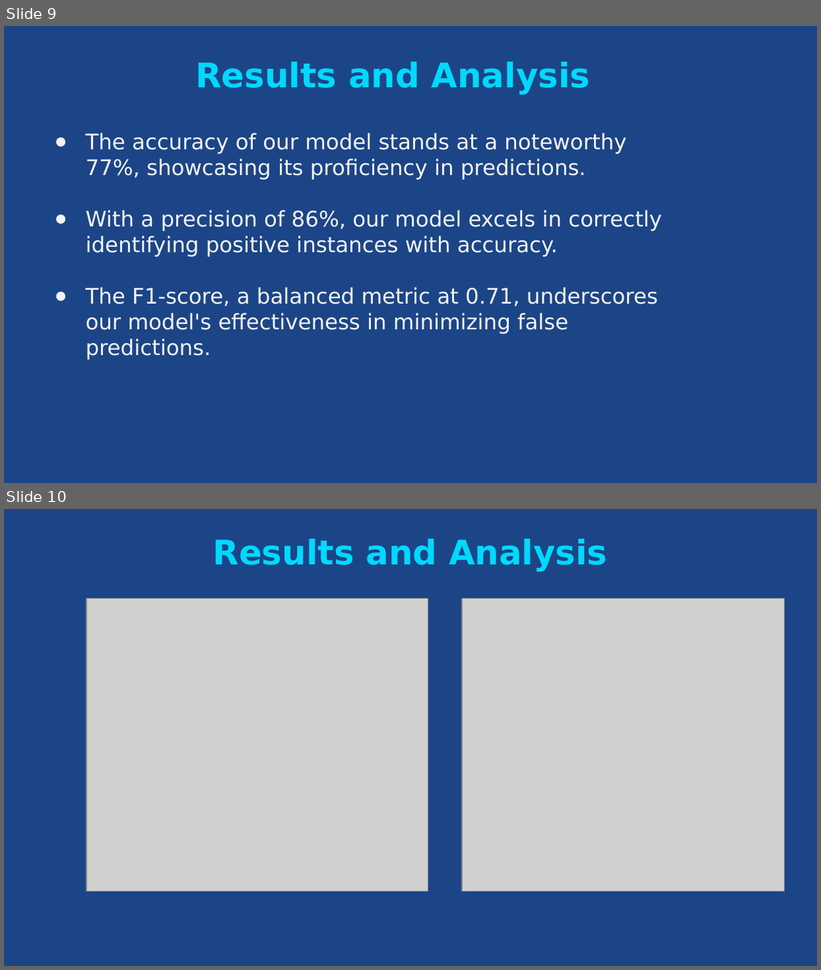
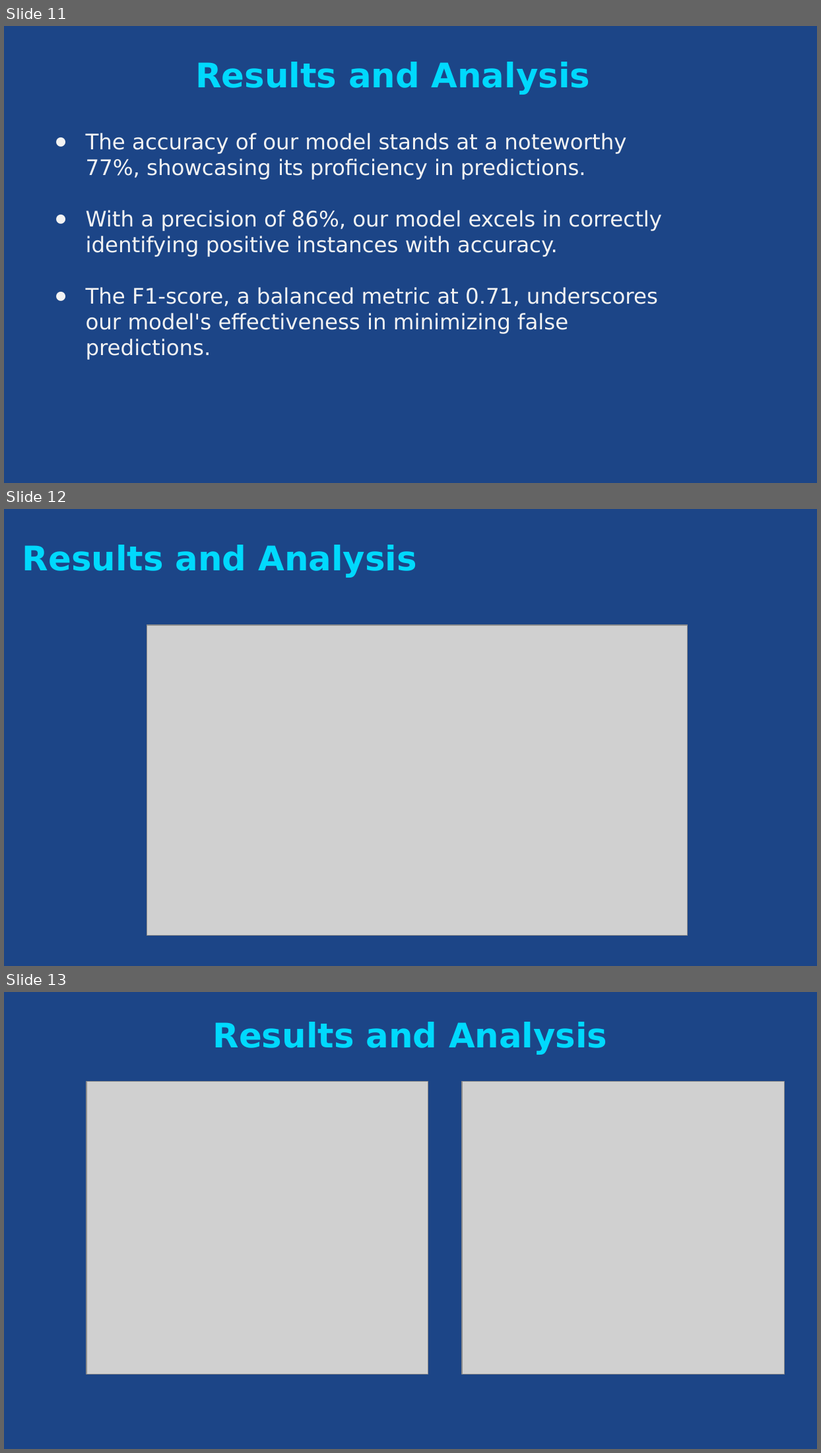
Before and after one commit to jnvshubham7/Identification-of-Artificially-Generated-Images, a slide deck: PPT.pptx. Shown one above the other, each under a label of ours: slides 9 and 10 before the commit, slides 11, 12 and 13 after it. The pictures are 821x970 and 821x1453 pixels, drawn with LibreOffice and Linux fonts; fonts in the diff are those of the drawing; grey boxes stand for pictures. Boxes give left, top, right and bottom in pixels: in the first picture for what was removed or moved away, otherwise in the second. Text is boxed around its words. In the diff, an @@ line names an element or a change of style, - is before the commit and + after.

```diff
--- a/PPT.pptx
+++ b/PPT.pptx
@@ slide 12 added at bbox=[4, 509, 817, 966], background #1C4587 @@
@@ title added at bbox=[22, 545, 416, 578], 30 pt, text #00D9FD, bold @@
+Results and Analysis
@@ picture added at bbox=[147, 625, 688, 936] @@
@@ what was slide 9 is now slide 11 @@
@@ what was slide 10 is now slide 13 @@
```
Also in this commit, not shown: 4 slides changed, 3 other slides added, 1 slide removed, 3 other files.
